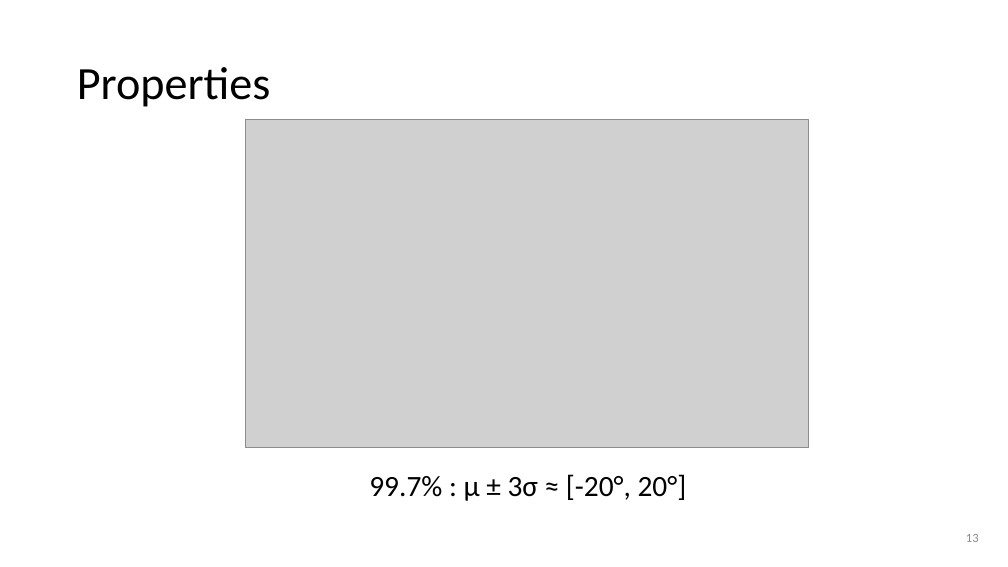
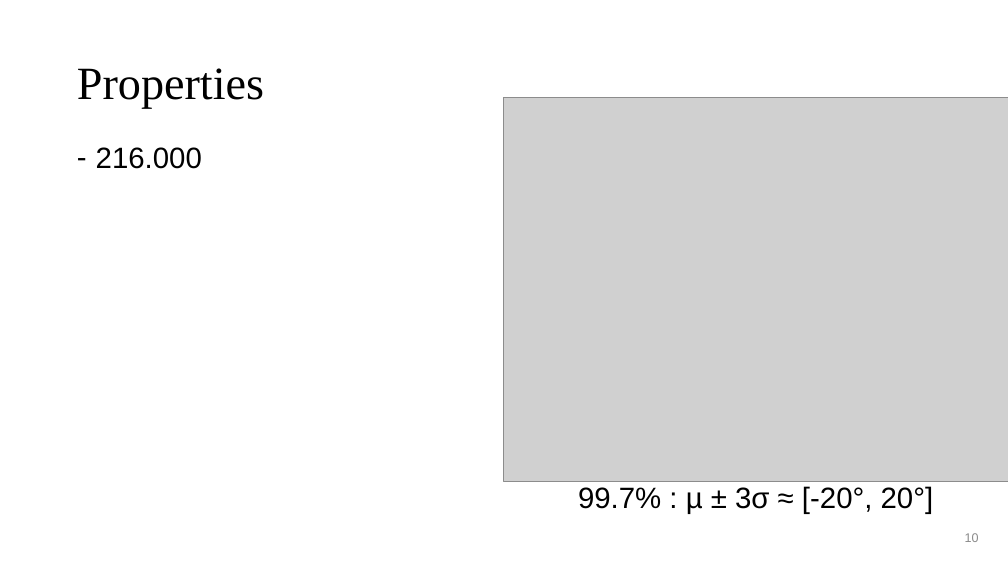
Before and after one commit to lancedw/3D-state-prediction-for-surface-vessels-using-IMU-data-and-images, a slide deck: slide 10 of docs/Presentations/Final_presentation.pptx (slide 13 before the commit). Drawn at 1008x567 pixels with LibreOffice and Linux fonts; fonts in the diff are those of the drawing; grey boxes stand for pictures; background and template pictures are left out. Boxes give left, top, right and bottom in pixels: in the first picture for what was removed or moved away, otherwise in the second. Text is boxed around its words. In the diff, an @@ line names an element or a change of style, - is before the commit and + after.

```diff
--- a/docs/Presentations/Final_presentation.pptx
+++ b/docs/Presentations/Final_presentation.pptx
@@ title "Properties" at [77,68,264,109]: font Calibri to Times New Roman @@
@@ picture: place and size @@
-picture at [246,119,809,448]
+picture at [504,97,1008,481]
@@ text added at [96,147,202,169], 28 pt, text #000000 @@
+– 216.000
@@ text "99.7% : µ ± 3σ ...": place and size @@
-text "99.7% : µ ± 3σ ..." at [369,474,687,501]
+text "99.7% : µ ± 3σ ..." at [578,486,934,513]
@@ text "99.7% : µ ± 3σ ..." at [578,486,934,513]: font Calibri to Arial @@
@@ page number at [965,533,979,542]: text changed; font Calibri to Arial @@
-13
+10
```
Also in this commit, not shown: 30 other slides changed, 1 slide added, 4 slides removed, 2 other files.
